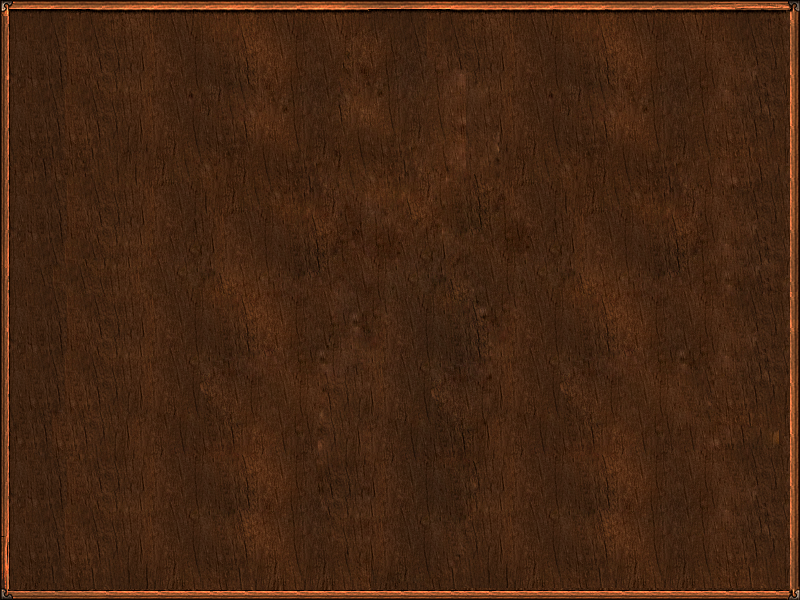
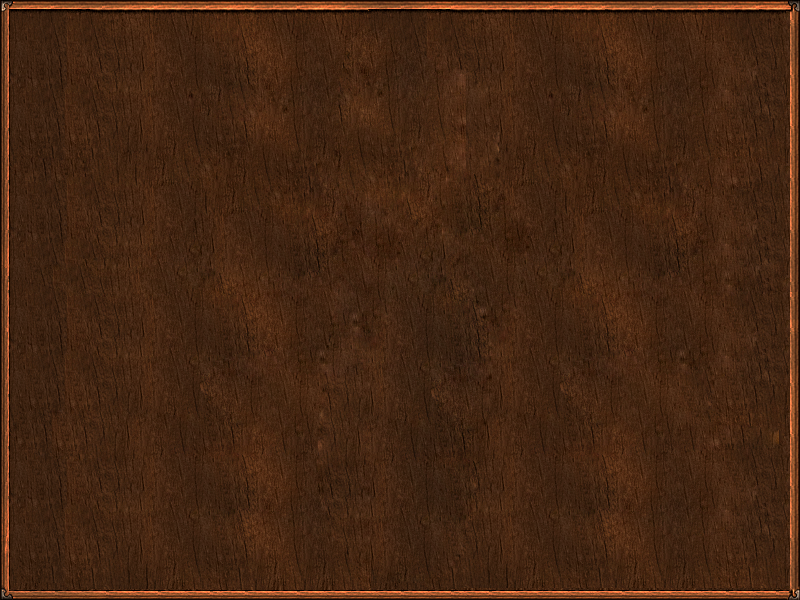
Before/after of a 800x600 layered artwork. What changed in the layer stack:
renamed "v1" to "Capa 2", painted on it over [1, 0, 792, 597]
removed layer "v" over [1, 0, 792, 597]
